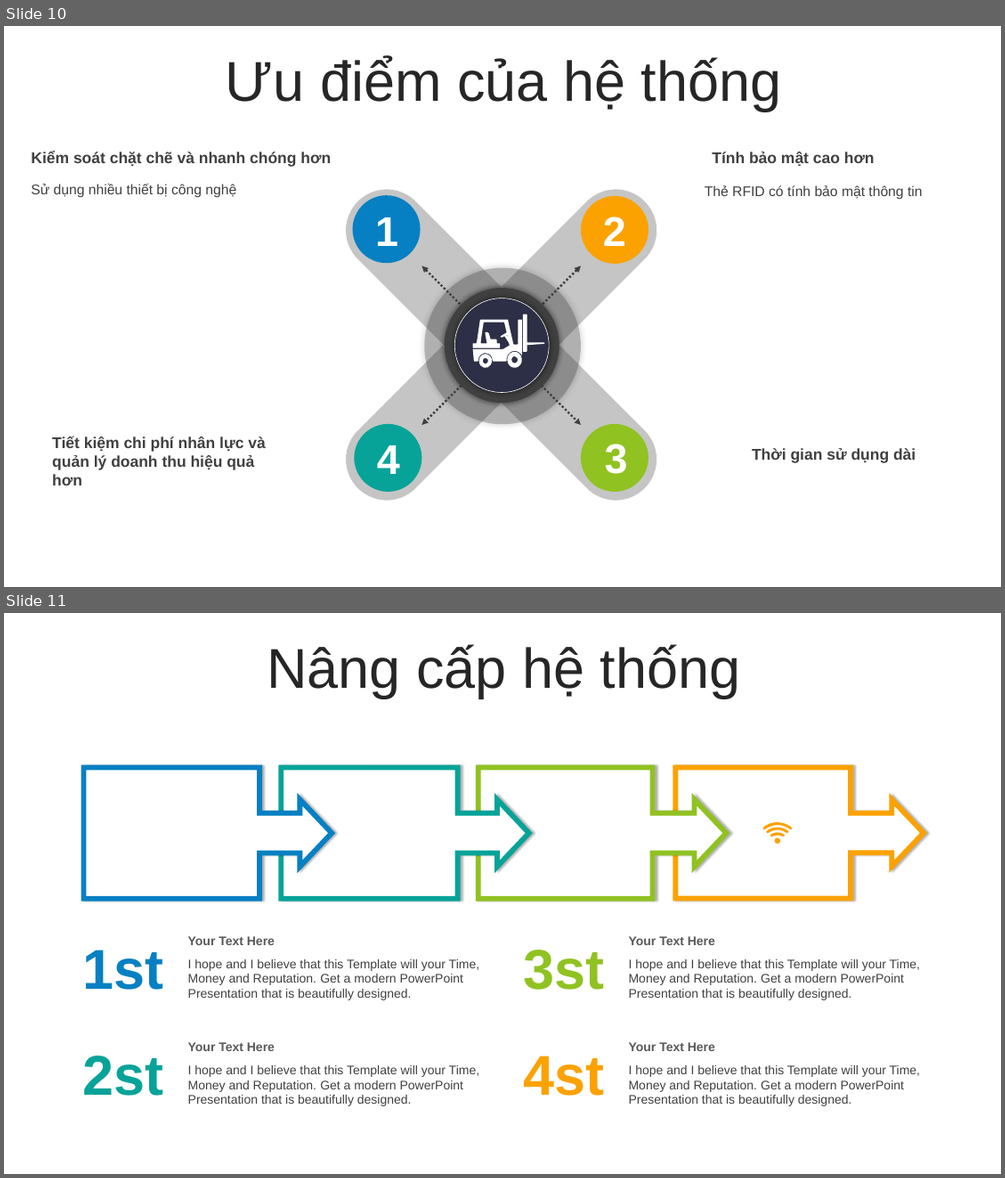
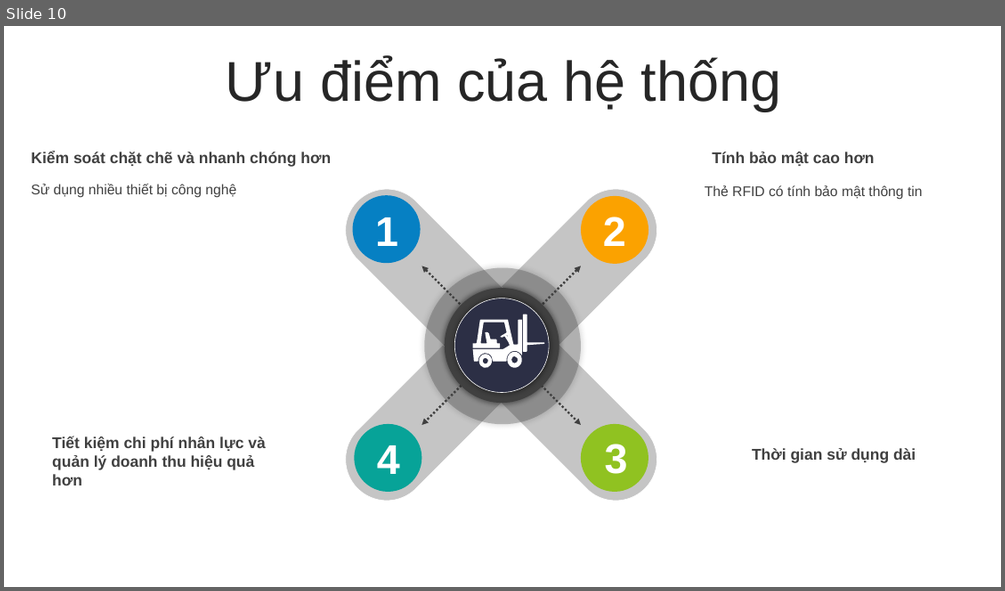
Before and after one commit to VuHuyNhatMinh/smart-parking-lot, a slide deck: hệ thống quản lý bãi đỗ xe ô tô.pptx. Shown one above the other, each under a label of ours: slides 10 and 11 before the commit, slide 10 after it. The pictures are 1005x1178 and 1005x591 pixels, drawn with LibreOffice and Linux fonts; fonts in the diff are those of the drawing. Boxes give left, top, right and bottom in pixels: in the first picture for what was removed or moved away, otherwise in the second. Text is boxed around its words. In the diff, an @@ line names an element or a change of style, - is before the commit and + after.

```diff
--- a/hệ thống quản lý bãi đỗ xe ô tô.pptx
+++ b/hệ thống quản lý bãi đỗ xe ô tô.pptx
@@ slide 11 removed at (x1=4, y1=613, x2=1001, y2=1174), background #FFFFFF @@
@@ text removed at (x1=267, y1=644, x2=741, y2=698) @@
-Nâng cấp hệ thống
@@ group removed at (x1=84, y1=767, x2=923, y2=899): 4 right arrow callouts @@
@@ freeform shape removed at (x1=763, y1=822, x2=793, y2=844) @@
@@ text removed at (x1=83, y1=949, x2=164, y2=989) @@
-1st
@@ text removed at (x1=188, y1=959, x2=479, y2=1000) @@
-I hope and I believe that this Template will your Time, Money and Reputation. Get a modern PowerPoint Presentation that is beautifully designed.
@@ text removed at (x1=188, y1=936, x2=275, y2=945) @@
-Your Text Here
@@ text removed at (x1=524, y1=949, x2=605, y2=989) @@
-3st
@@ text removed at (x1=629, y1=959, x2=920, y2=1000) @@
-I hope and I believe that this Template will your Time, Money and Reputation. Get a modern PowerPoint Presentation that is beautifully designed.
@@ text removed at (x1=629, y1=936, x2=715, y2=945) @@
-Your Text Here
@@ text removed at (x1=83, y1=1055, x2=164, y2=1095) @@
-2st
@@ text removed at (x1=188, y1=1065, x2=479, y2=1106) @@
-I hope and I believe that this Template will your Time, Money and Reputation. Get a modern PowerPoint Presentation that is beautifully designed.
@@ text removed at (x1=188, y1=1042, x2=275, y2=1051) @@
-Your Text Here
@@ text removed at (x1=524, y1=1055, x2=605, y2=1095) @@
-4st
@@ text removed at (x1=629, y1=1065, x2=920, y2=1106) @@
-I hope and I believe that this Template will your Time, Money and Reputation. Get a modern PowerPoint Presentation that is beautifully designed.
@@ text removed at (x1=629, y1=1042, x2=715, y2=1051) @@
-Your Text Here
```
Also in this commit, not shown: 1 slide changed, 1 slide added.
